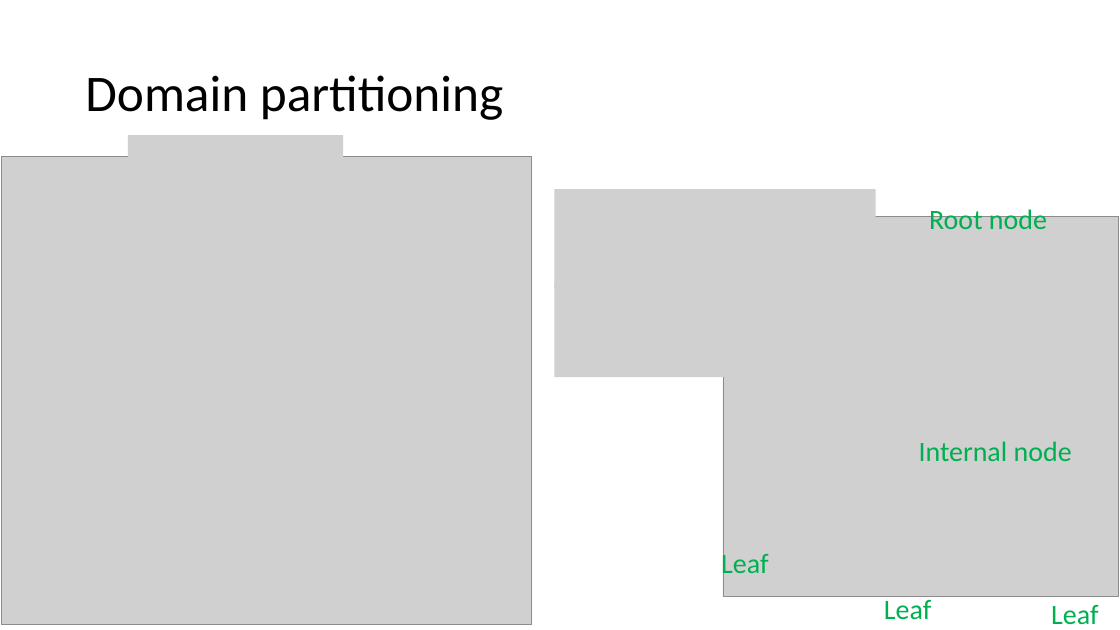
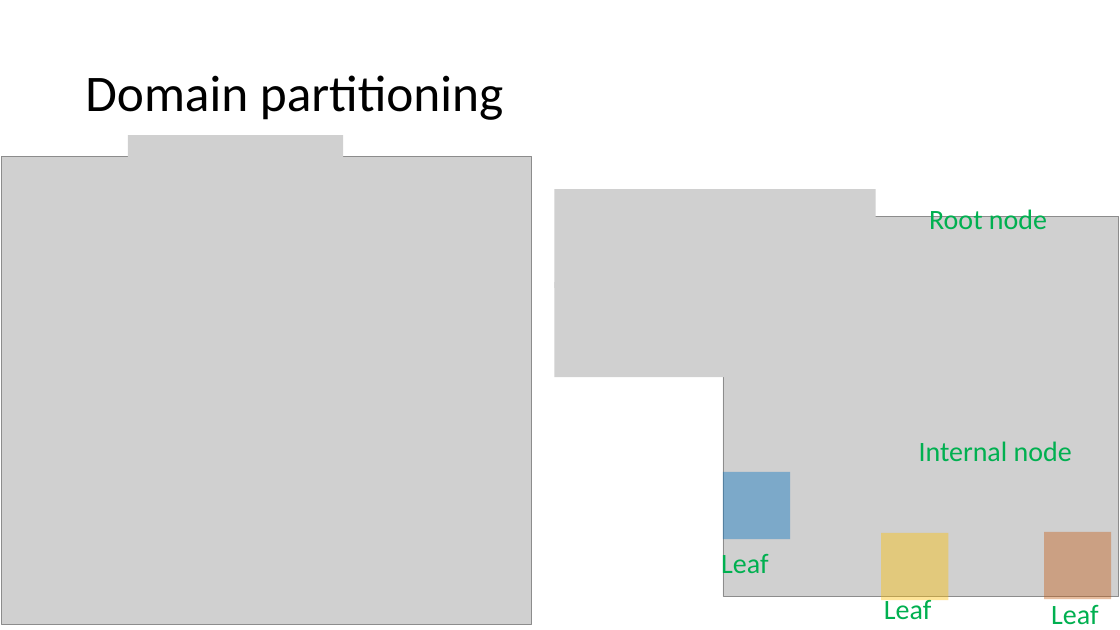
Before and after one commit to mathphysmx/teaching-ml, a slide deck: slide 5 of slides/08_ML_TreeBased.pptx. Drawn at 1120x630 pixels with LibreOffice and Linux fonts; fonts in the diff are those of the drawing; grey boxes stand for pictures. Boxes give left, top, right and bottom in pixels: in the first picture for what was removed or moved away, otherwise in the second. Text is boxed around its words. In the diff, an @@ line names an element or a change of style, - is before the commit and + after.

```diff
--- a/slides/08_ML_TreeBased.pptx
+++ b/slides/08_ML_TreeBased.pptx
@@ rectangle added at <box>723,472,791,539</box>, fill #0070C0 at 40% opacity @@
@@ rectangle added at <box>881,533,949,600</box>, fill #FFC000 at 40% opacity @@
@@ rectangle added at <box>1044,532,1112,599</box>, fill #C55A11 at 40% opacity @@
```
Also in this commit, not shown: 5 other slides changed, 4 other files.
